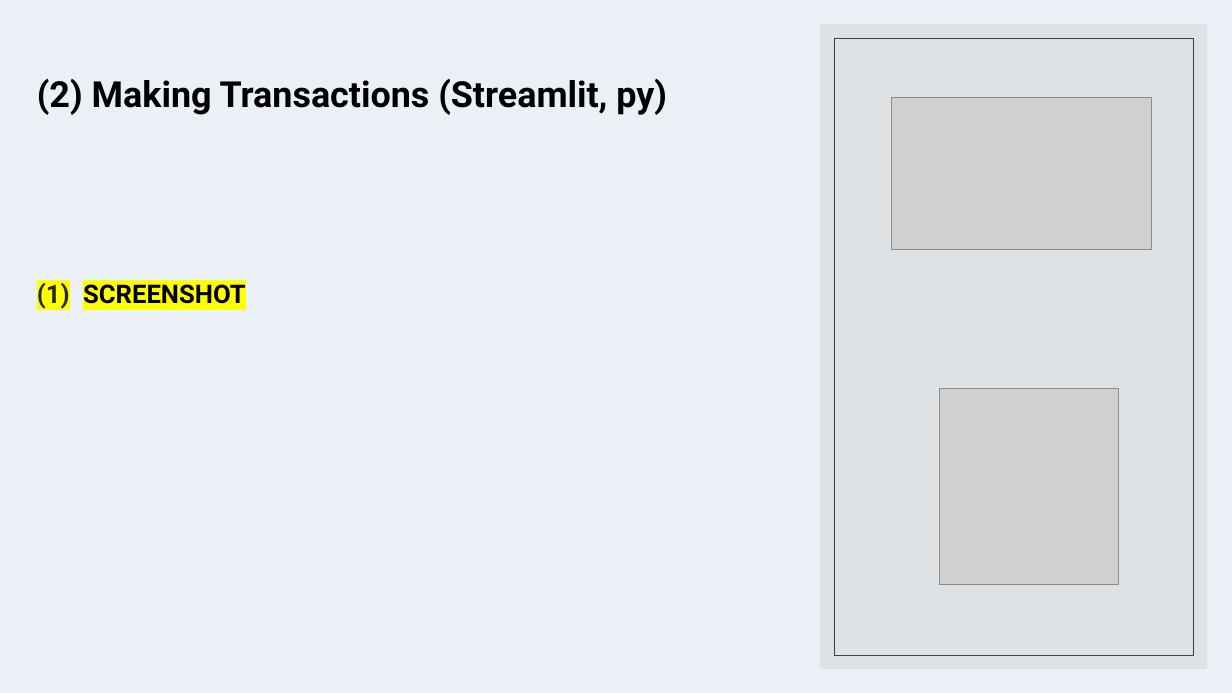
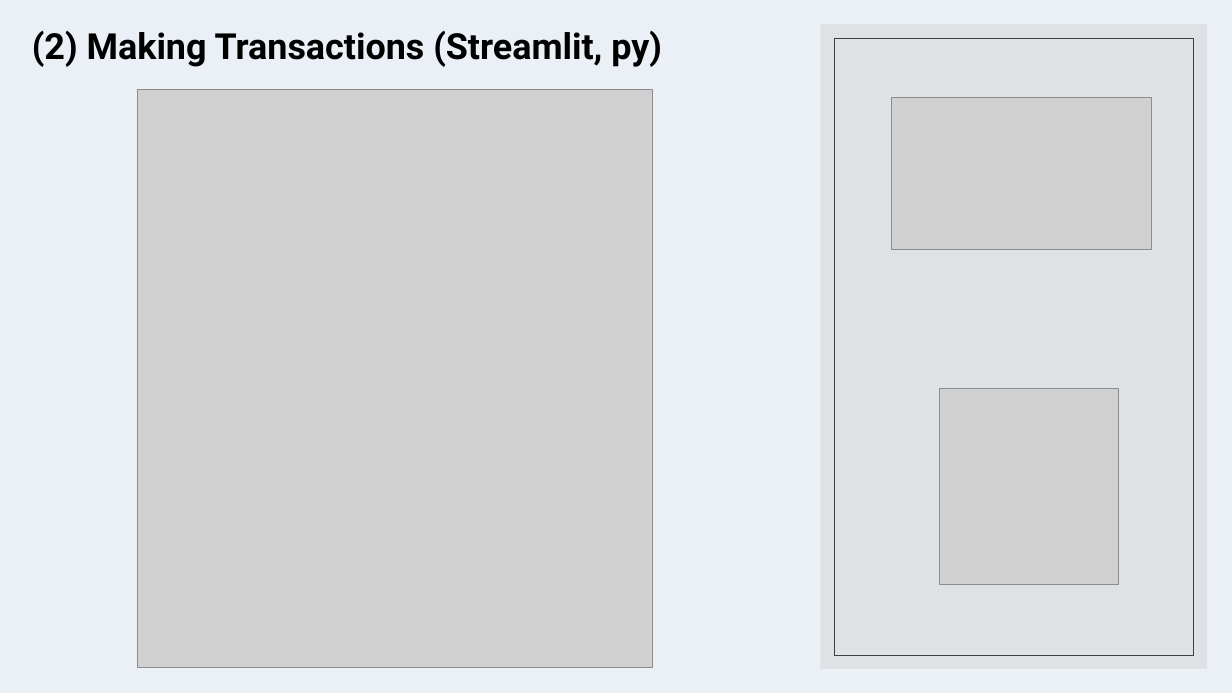
Before and after one commit to Damien-Nguyen/Electronic-Payment-Via-Smart-Contracts, a slide deck: slide 6 of Project 3.pptx. Drawn at 1232x693 pixels with LibreOffice and Linux fonts; fonts in the diff are those of the drawing; grey boxes stand for pictures. Boxes give left, top, right and bottom in pixels: in the first picture for what was removed or moved away, otherwise in the second. Text is boxed around its words. In the diff, an @@ line names an element or a change of style, - is before the commit and + after.

```diff
--- a/Project 3.pptx
+++ b/Project 3.pptx
@@ text "(2) Making Transactions (Streamlit, py)": place and size @@
-text "(2) Making Transactions (Streamlit, py)" at <box>37,79,667,304</box>
+text "(2) Making Transactions (Streamlit, py)" at <box>32,31,662,67</box>
@@ picture added at <box>137,90,653,667</box> @@
@@ text at <box>83,284,246,304</box>: paragraph removed @@
-(1) SCREENSHOT
```
Also in this commit, not shown: 1 other slide changed, 1 slide added.
